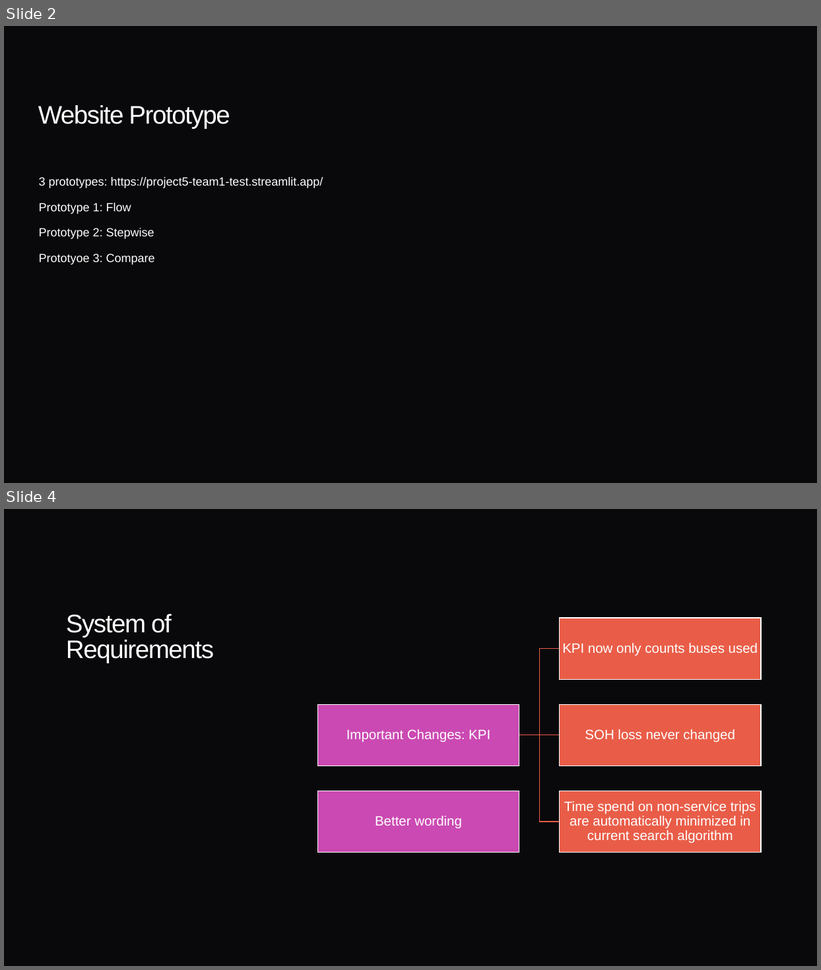
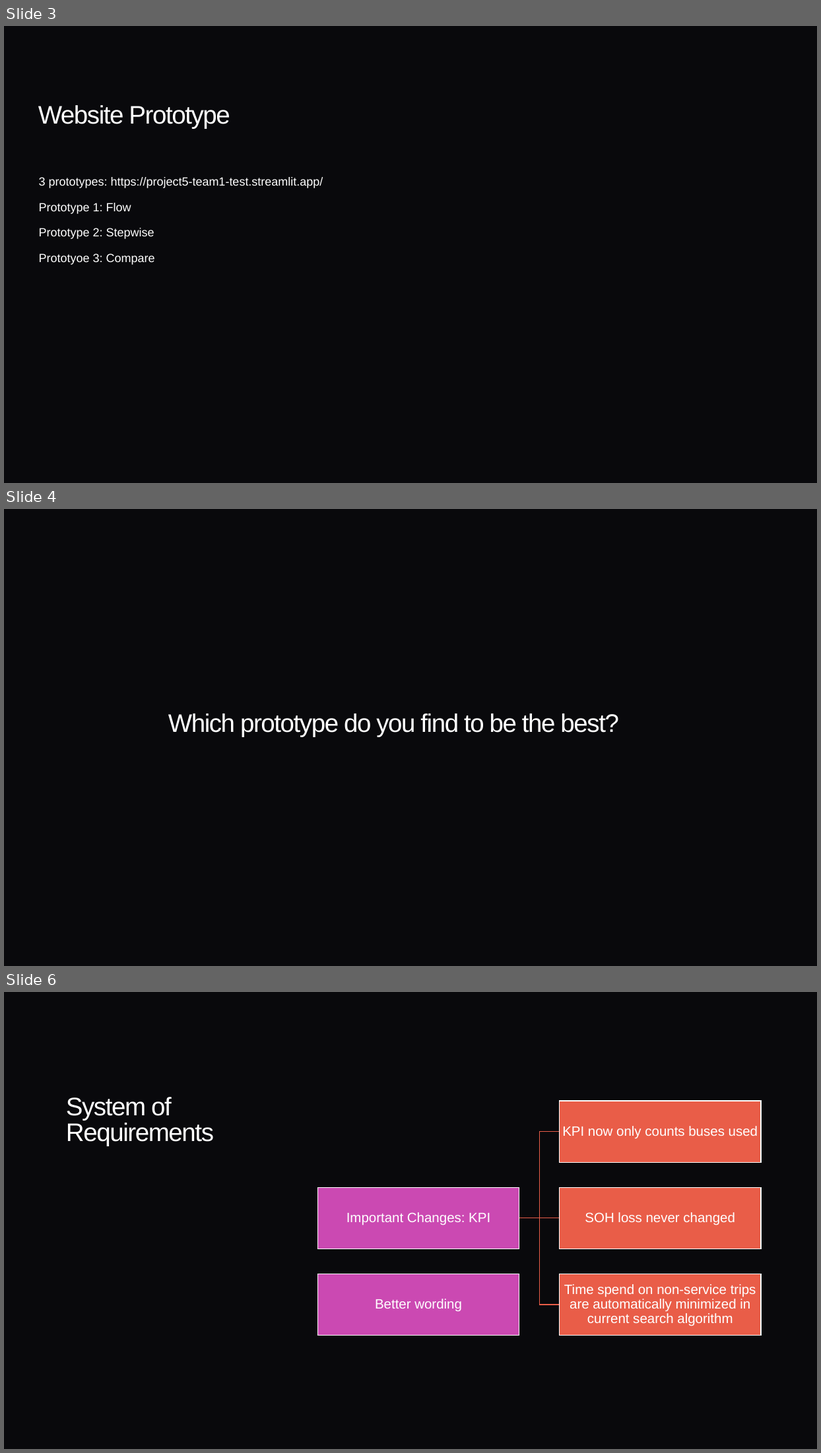
Before and after one commit to ginassadauskas/Project5Group1, a slide deck: Legal/StatementOfRequirementsV3.pptx. Shown one above the other, each under a label of ours: slides 2 and 4 before the commit, slides 3, 4 and 6 after it; the slides between them are not shown. The pictures are 821x970 and 821x1453 pixels, drawn with LibreOffice and Linux fonts; fonts in the diff are those of the drawing. Boxes give left, top, right and bottom in pixels: in the first picture for what was removed or moved away, otherwise in the second. Text is boxed around its words. In the diff, an @@ line names an element or a change of style, - is before the commit and + after.

```diff
--- a/Legal/StatementOfRequirementsV3.pptx
+++ b/Legal/StatementOfRequirementsV3.pptx
@@ slide 4 added at <box>4,509,817,966</box>, background #09090C @@
@@ title added at <box>168,714,618,737</box>, 30 pt, text #FFFFFF @@
+Which prototype do you find to be the best?
@@ what was slide 2 is now slide 3 @@
@@ what was slide 4 is now slide 6 @@
```
Also in this commit, not shown: 1 slide changed, 1 other slide added.
